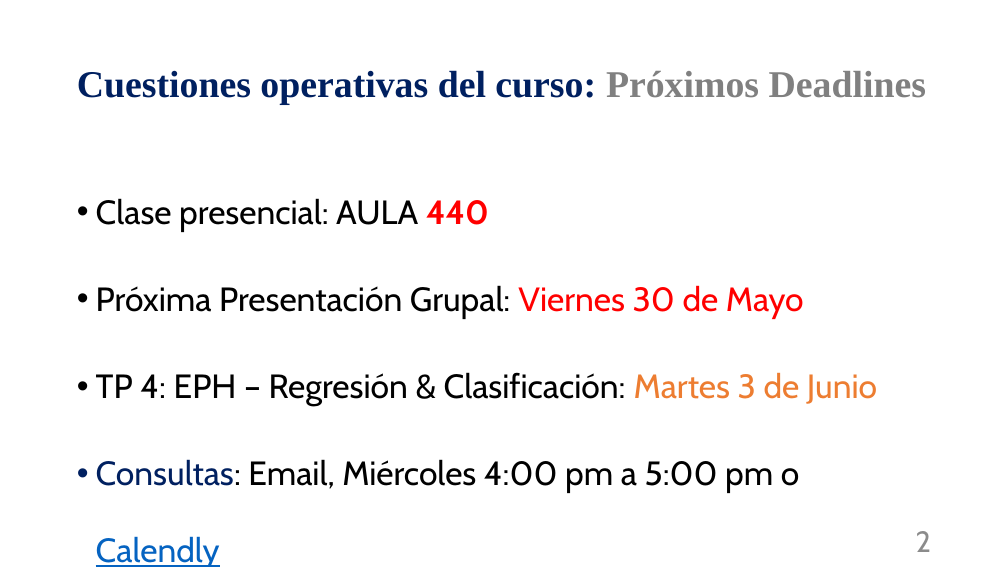
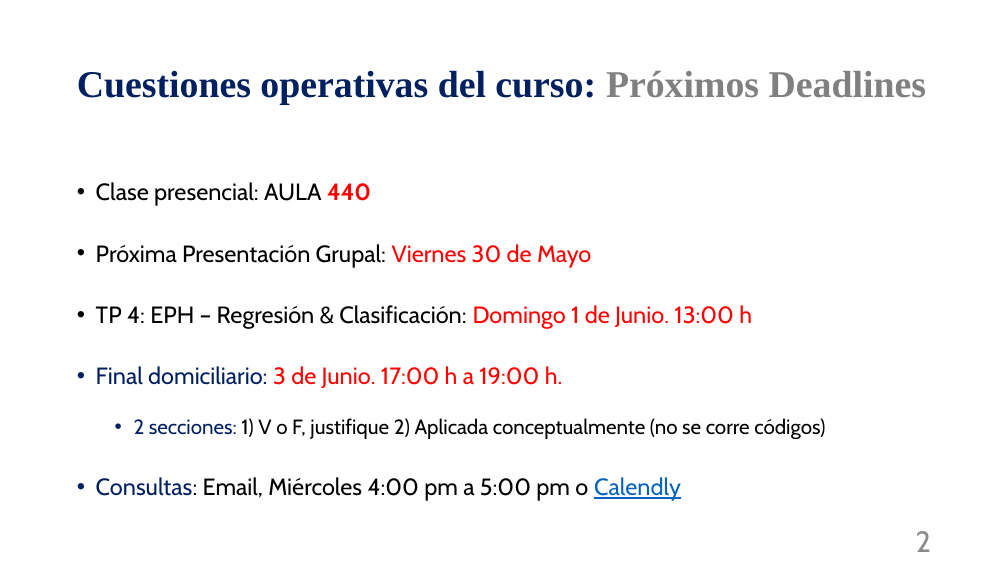
Before and after one commit to mnromero/BigData_2025_UBA, a slide deck: slide 2 of Clase 15_Regularización 2_LASSO/C15_Regularizacion 2 _LASSO.pptx. Drawn at 1008x567 pixels with LibreOffice and Linux fonts; fonts in the diff are those of the drawing. Boxes give left, top, right and bottom in pixels: in the first picture for what was removed or moved away, otherwise in the second. Text is boxed around its words. In the diff, an @@ line names an element or a change of style, - is before the commit and + after.

Commit message:
Slides actualizadas

```diff
--- a/Clase 15_Regularización 2_LASSO/C15_Regularizacion 2 _LASSO.pptx
+++ b/Clase 15_Regularización 2_LASSO/C15_Regularizacion 2 _LASSO.pptx
@@ text at <box>96,182,681,501</box>: size 32 to 22.4 pt in "Clase presencial: AULA 440", "Próxima Presentación Grupal: Viernes 30 de Mayo", "Consultas: Email, Miércoles 4:00 pm a 5:00 ..."; line spacing 1.9 to 1.8 @@
@@ text at <box>96,305,825,439</box>: text changed; size 32 to 22.4 pt @@
-• TP 4: EPH – Regresión & Clasificación: Martes 3 de Junio
+• TP 4: EPH – Regresión & Clasificación: Domingo 1 de Junio. 13:00 h
+• Final domiciliario: 3 de Junio. 17:00 h a 19:00 h.
+  • 2 secciones: 1) V o F, justifique 2) Aplicada conceptualmente (no se corre códigos)
```
